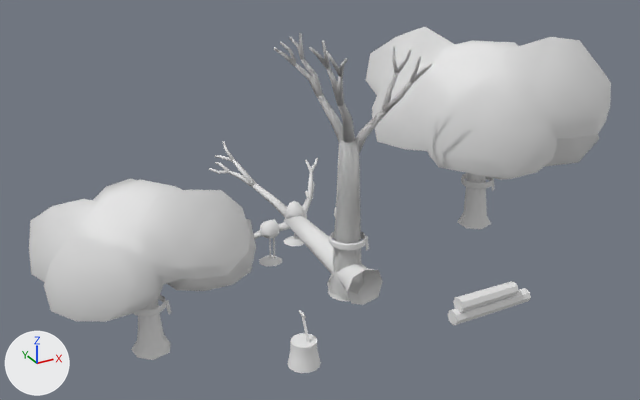
Two versions of the FBX model Assets/_Project/Art/Harita/Ormanci_Korusu.fbx, one commit apart.
One viewpoint serves both versions: a camera (50 mm lens) standing at (29.6, 4.72, 11.93) and looking at (40.9, 25.27, 1.65). The lights are fixed; the arrows at lower left show +X, +Y and +Z. The older version comes first. Where no turn or scale is listed for an object, it has been applied to the vertices.

In view in the first picture: 'Koru_Agac_Genc', 'Koru_Agac_Kuru_Ayakta', 'Koru_Agac_Kuru_Devrik', 'Koru_Agac_Yuvali', 'Koru_Fidanlar', 'Koru_Kurdele_Koru_35', 'Koru_Odun_Destesi', 'SM_Koru_Baltalik' and 3 more.
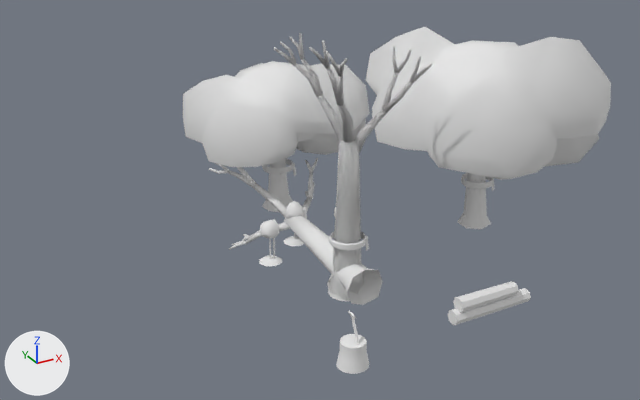
What changed in the scene script:
```text
Change ob_koru_kurdele_koru_35:
    ob_koru_kurdele_koru_35.location: (35.5, 25.0, -1.54) -> (41.2, 28.6, 0.11)
Change ob_koru_agac_genc:
    ob_koru_agac_genc.location: (35.5, 25.0, -1.54) -> (41.2, 28.6, 0.11)
Change ob_sm_koru_baltalik:
    ob_sm_koru_baltalik.location: (37.9, 20.6, 0.0) -> (38.9, 20.0, 0.01)
```

What differs and where, as boxes [x1, y1, x2, y2] in the pictures (640 x 400 px):
'Koru_Agac_Genc', moved: before [29, 178, 256, 360]; after [183, 61, 370, 212]
'SM_Koru_Baltalik', moved: before [287, 310, 321, 373]; after [336, 311, 369, 374]
'Koru_Kurdele_Koru_35', moved: before [133, 294, 172, 317]; after [262, 158, 297, 176]
